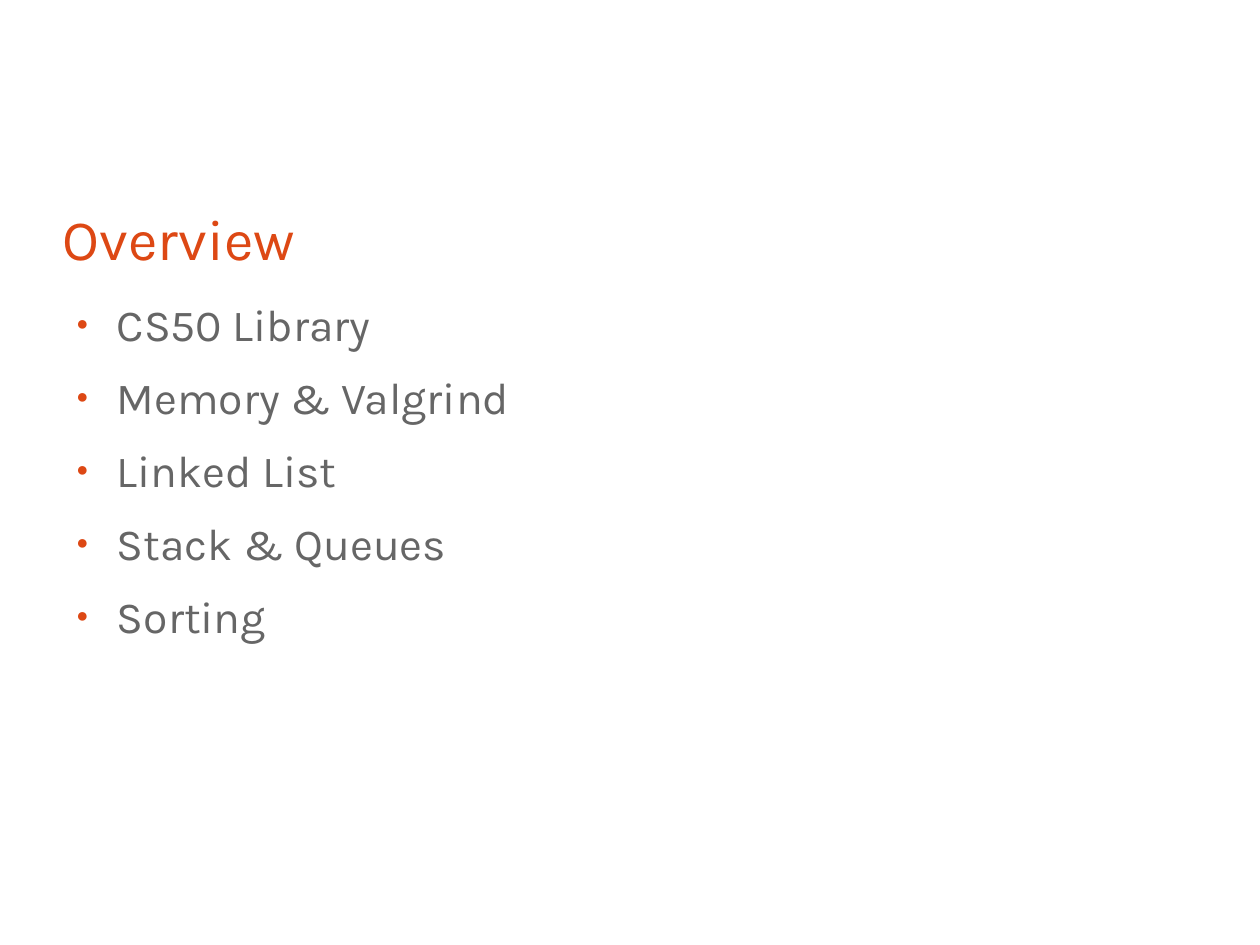
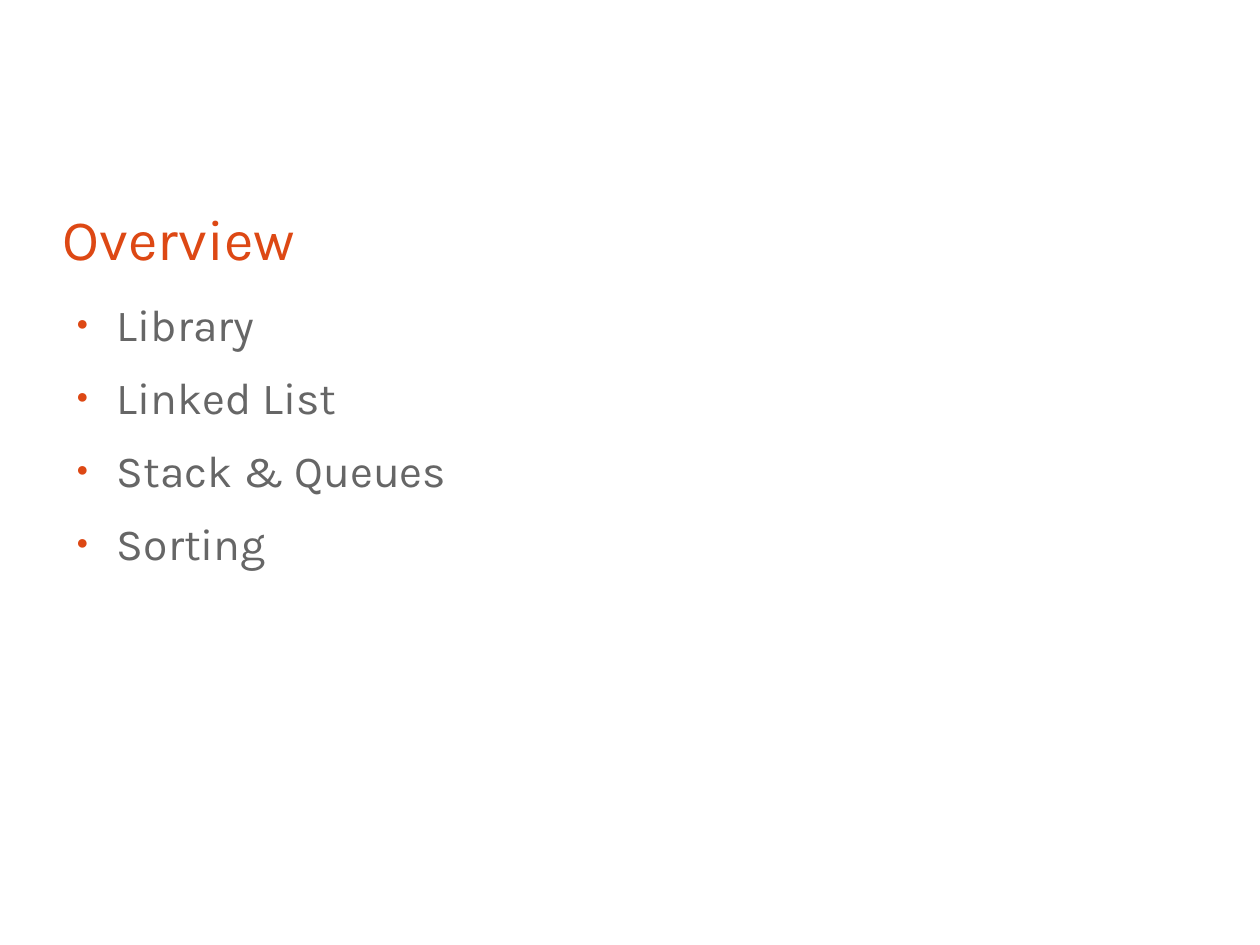
Before and after one commit to bagustris/prokom-tf, a slide deck: slide 2 of prokom6.odp. Drawn at 1260x945 pixels with LibreOffice and Linux fonts; fonts in the diff are those of the drawing. Boxes give left, top, right and bottom in pixels: in the first picture for what was removed or moved away, otherwise in the second. Text is boxed around its words. In the diff, an @@ line names an element or a change of style, - is before the commit and + after.

```diff
--- a/prokom6.odp
+++ b/prokom6.odp
@@ text at [117, 310, 254, 352]: text changed @@
-● CS50 Library
-● Memory & Valgrind
+● Library
```
Also in this commit, not shown: 1 other file.
